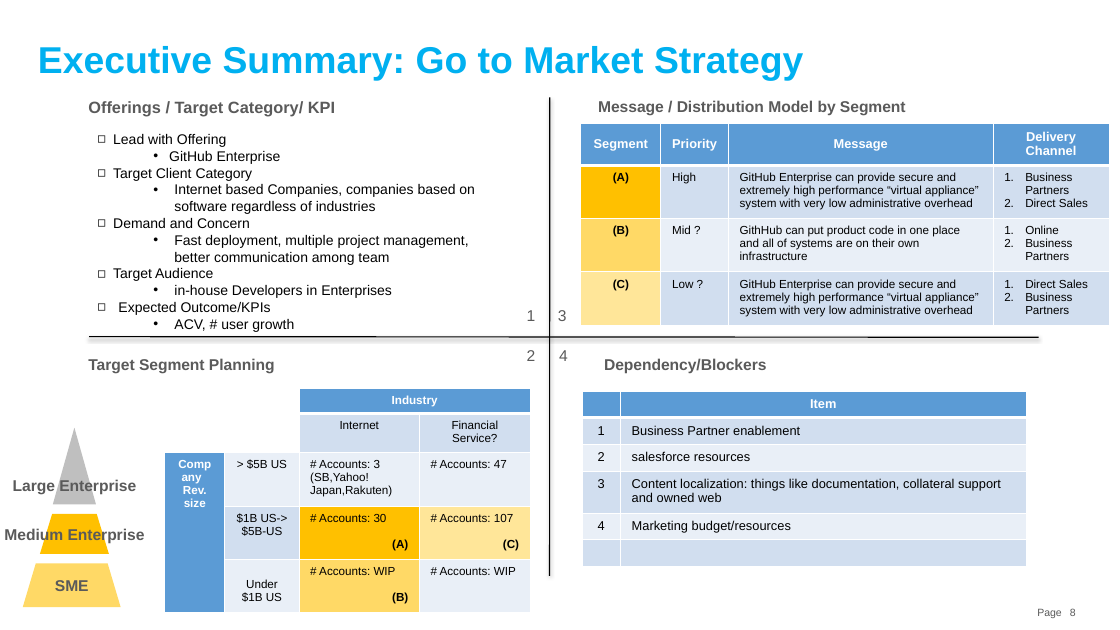
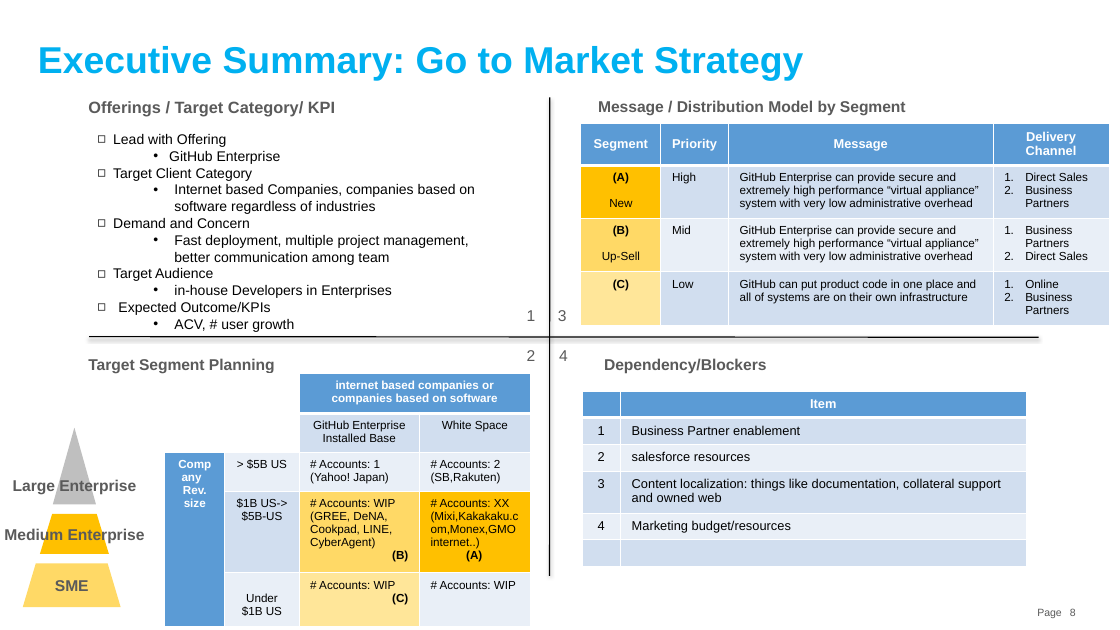
Before and after one commit to souebina/GitHub-Japan-Marketing-Plan, a slide deck: slide 8 of GitHub Japan Marketing Strategy.pptx. Drawn at 1120x630 pixels with LibreOffice and Linux fonts; fonts in the diff are those of the drawing. Boxes give left, top, right and bottom in pixels: in the first picture for what was removed or moved away, otherwise in the second. Text is boxed around its words. In the diff, an @@ line names an element or a change of style, - is before the commit and + after.

```diff
--- a/GitHub Japan Marketing Strategy.pptx
+++ b/GitHub Japan Marketing Strategy.pptx
@@ table at (581,124,1108,325) @@
-row 2, column 1: (A)
+row 2, column 1: (A) / New
-row 2, column 4: Business Partners / Direct Sales
+row 2, column 4: Direct Sales / Business Partners
-row 3: (B) | Mid ? | GithHub can put product code in one place and all of systems are on their own infrastructure | Online / Business Partners
+row 3: (B) / Up-Sell | Mid | GitHub Enterprise can provide secure and extremely high performance “virtual appliance” system with very low administrative overhead | Business Partners / Direct Sales
-row 4: (C) | Low ? | GitHub Enterprise can provide secure and extremely high performance “virtual appliance” system with very low administrative overhead | Direct Sales / Business Partners
+row 4: (C) | Low | GitHub can put product code in one place and all of systems are on their own infrastructure | Online / Business Partners
@@ table at (165,374,530,626) @@
-row 1, column 3: Industry
+row 1, column 3: internet based companies or companies based on software
-row 2, column 3: Internet
+row 2, column 3: GitHub Enterprise Installed Base
-row 2, column 4: Financial Service?
+row 2, column 4: White Space
-row 3, column 3: # Accounts: 3 / (SB,Yahoo! Japan,Rakuten)
+row 3, column 3: # Accounts: 1 / (Yahoo! Japan)
-row 3, column 4: # Accounts: 47
+row 3, column 4: # Accounts: 2 / (SB,Rakuten)
-row 4, column 3: # Accounts: 30 / (A)
+row 4, column 3: # Accounts: WIP (GREE, DeNA, Cookpad, LINE, CyberAgent) / (B)
-row 4, column 4: # Accounts: 107 / (C)
+row 4, column 4: # Accounts: XX / (Mixi,Kakakaku.com,Monex,GMO internet..) (A)
-row 5, column 3: # Accounts: WIP / (B)
+row 5, column 3: # Accounts: WIP / (C)
@@ fill #FFC000 to #FFD966 in row 4, column 3 @@
@@ fill #FFE699 to #FFC000 in row 4, column 4 @@
@@ fill #FFD966 to #FFE699 in row 5, column 3 @@
@@ table: place and size @@
-table at (165,388,530,613)
+table at (165,374,530,626)
```
Also in this commit, not shown: 2 other slides changed.
